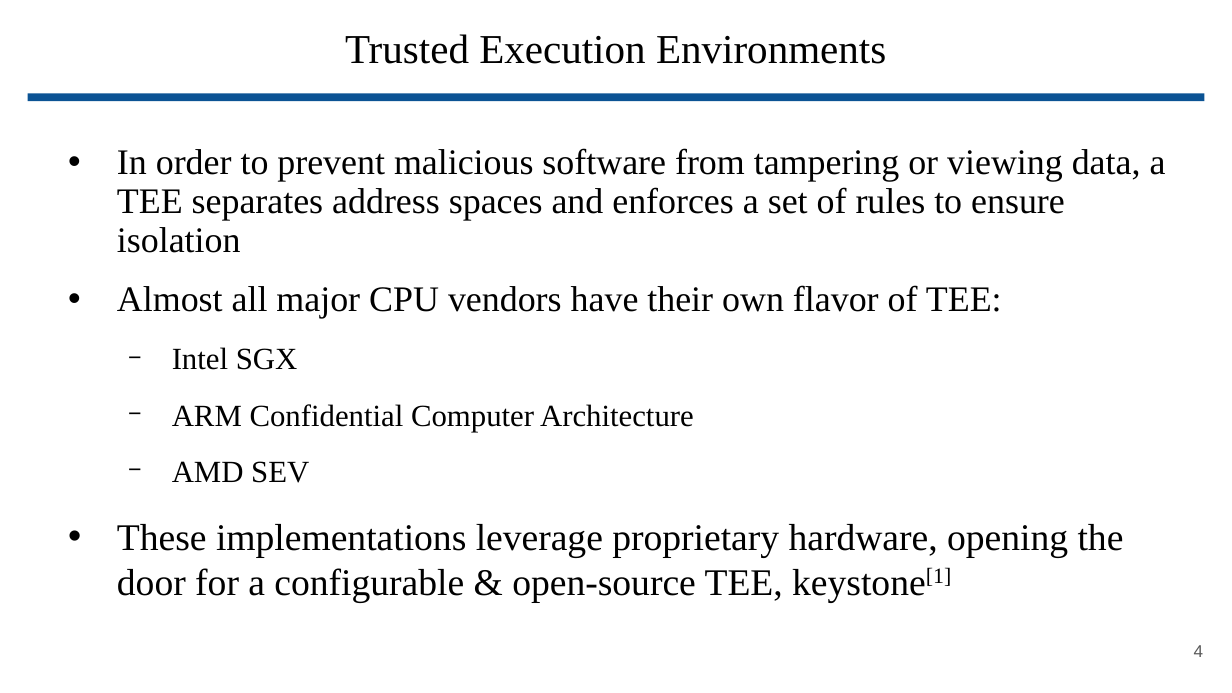
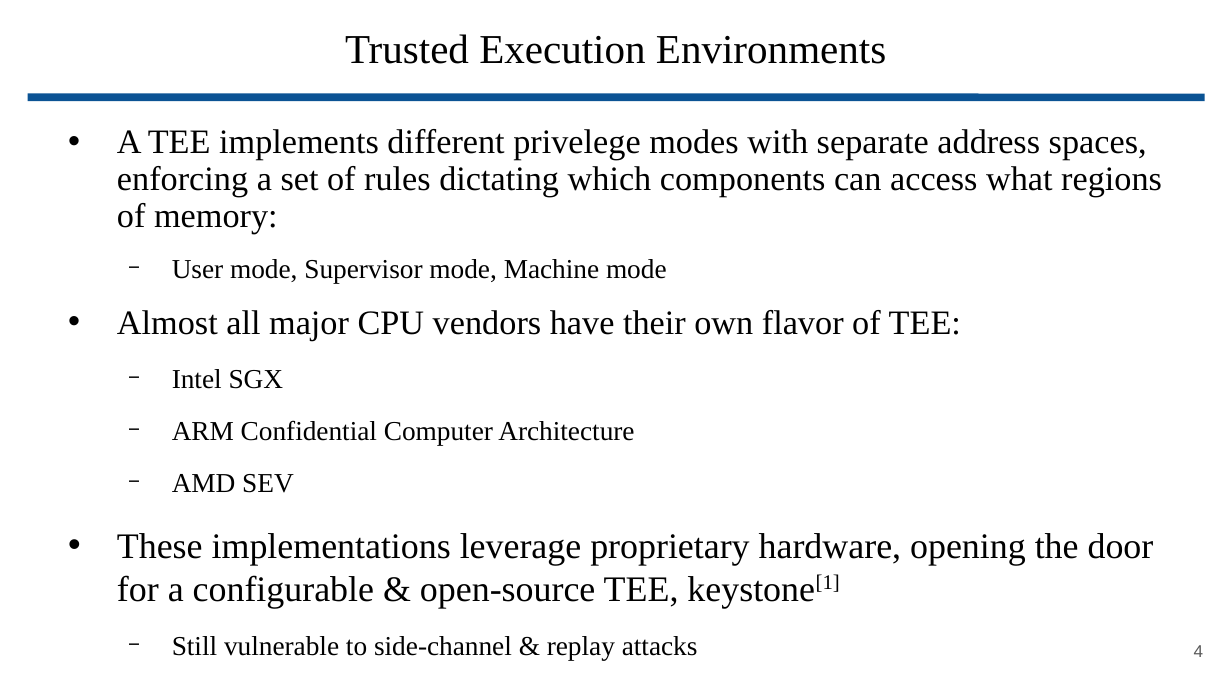
Before and after one commit to wbuz24/grad-research, a slide deck: slide 4 of presentations/update.11.15.pptx. Drawn at 1232x693 pixels with LibreOffice and Linux fonts; fonts in the diff are those of the drawing. Boxes give left, top, right and bottom in pixels: in the first picture for what was removed or moved away, otherwise in the second. Text is boxed around its words. In the diff, an @@ line names an element or a change of style, - is before the commit and + after.

```diff
--- a/presentations/update.11.15.pptx
+++ b/presentations/update.11.15.pptx
@@ text "A TEE implements different privelege ...": place and size @@
-text "A TEE implements different privelege ..." at bbox=[117, 148, 1166, 603]
+text "A TEE implements different privelege ..." at bbox=[117, 129, 1162, 660]
@@ text at bbox=[117, 129, 1162, 283]: text changed; size 21 to 20 pt @@
-• In order to prevent malicious software from tampering or viewing data, a TEE separates address spaces and enforces a set of rules to ensure isolation
+• A TEE implements different privelege modes with separate address spaces, enforcing a set of rules dictating which components can access what regions of memory:
+  − User mode, Supervisor mode, Machine mode
@@ text at bbox=[117, 310, 1154, 609]: size 21 to 20 pt in "Almost all major CPU vendors have their ..."; size 18 to 16 pt in "Intel SGX", "ARM Confidential Computer Architecture", "AMD SEV"; size 22 to 21 pt in "These implementations leverage proprietary hardware, opening ..." @@
@@ text at bbox=[172, 636, 698, 660]: paragraph added @@
+  − Still vulnerable to side-channel & replay attacks
```
Also in this commit, not shown: 6 other slides changed, 3 slides added, 1 slide removed, 5 other files.
